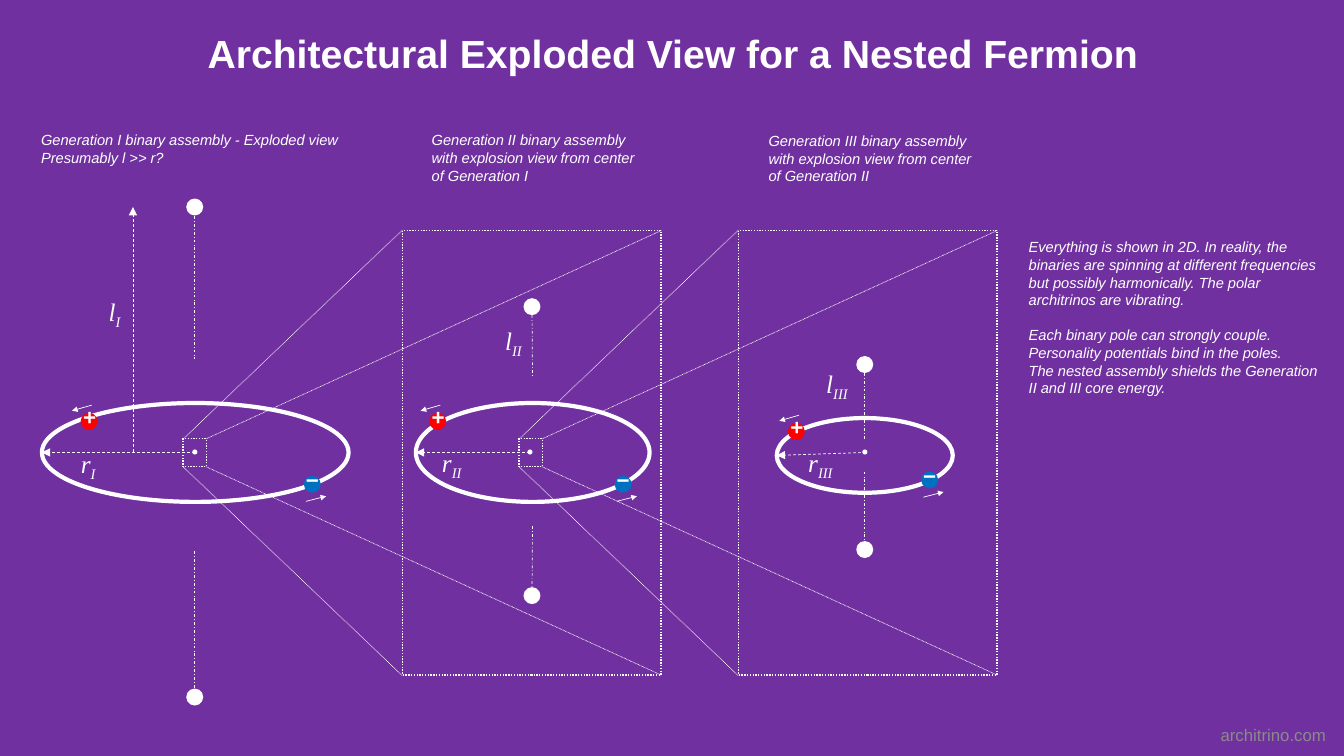
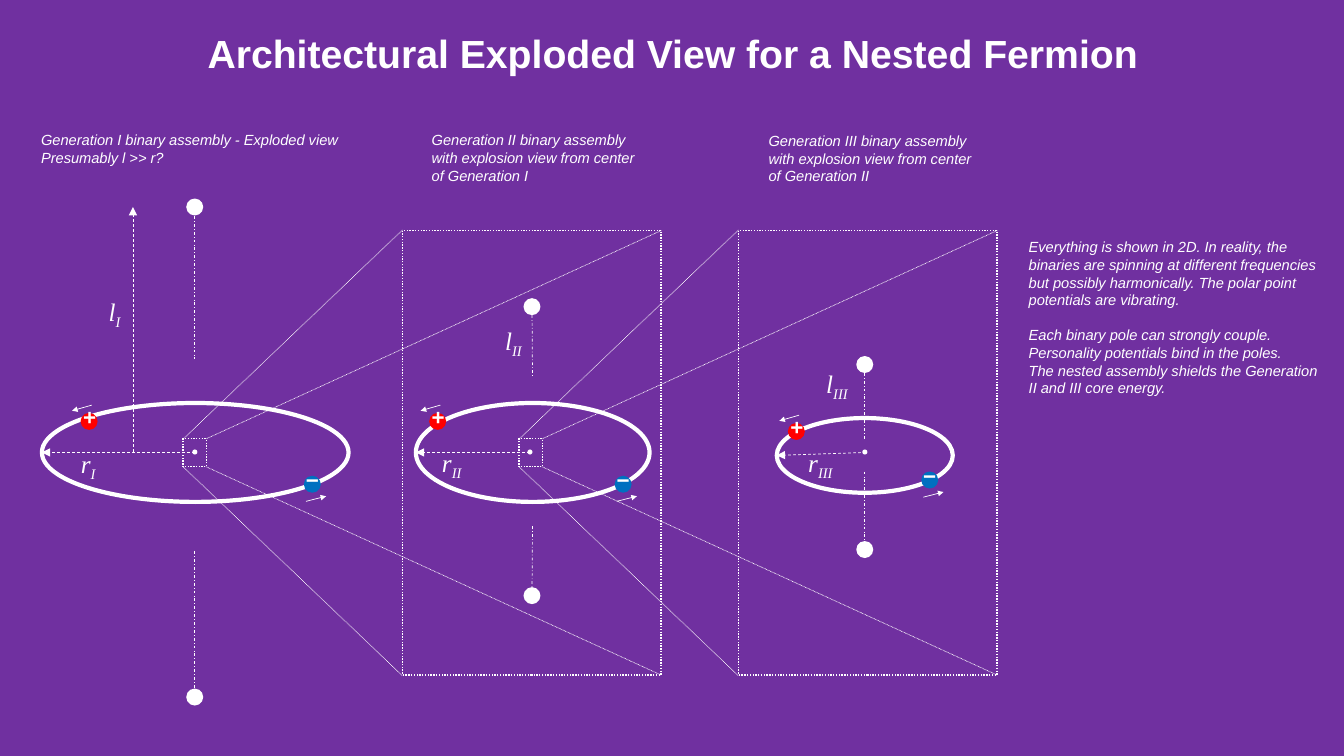
Before and after one commit to jmarkmorris/architrino, a slide deck: slide 5 of reference/archie/presentations/NPQG Assemblies - Advanced.pptx. Drawn at 1344x756 pixels with LibreOffice and Linux fonts; fonts in the diff are those of the drawing. Boxes give left, top, right and bottom in pixels: in the first picture for what was removed or moved away, otherwise in the second. Text is boxed around its words. In the diff, an @@ line names an element or a change of style, - is before the commit and + after.

```diff
--- a/reference/archie/presentations/NPQG Assemblies - Advanced.pptx
+++ b/reference/archie/presentations/NPQG Assemblies - Advanced.pptx
@@ text at [1029,241,1315,308]: text changed @@
-Everything is shown in 2D. In reality, the binaries are spinning at different frequencies but possibly harmonically. The polar architrinos are vibrating.
+Everything is shown in 2D. In reality, the binaries are spinning at different frequencies but possibly harmonically. The polar point potentials are vibrating.
@@ text removed at [1221,729,1326,741] @@
-architrino.com
```
Also in this commit, not shown: 15 other slides changed, 2 slides added, 2 slides removed, 6 other files.
